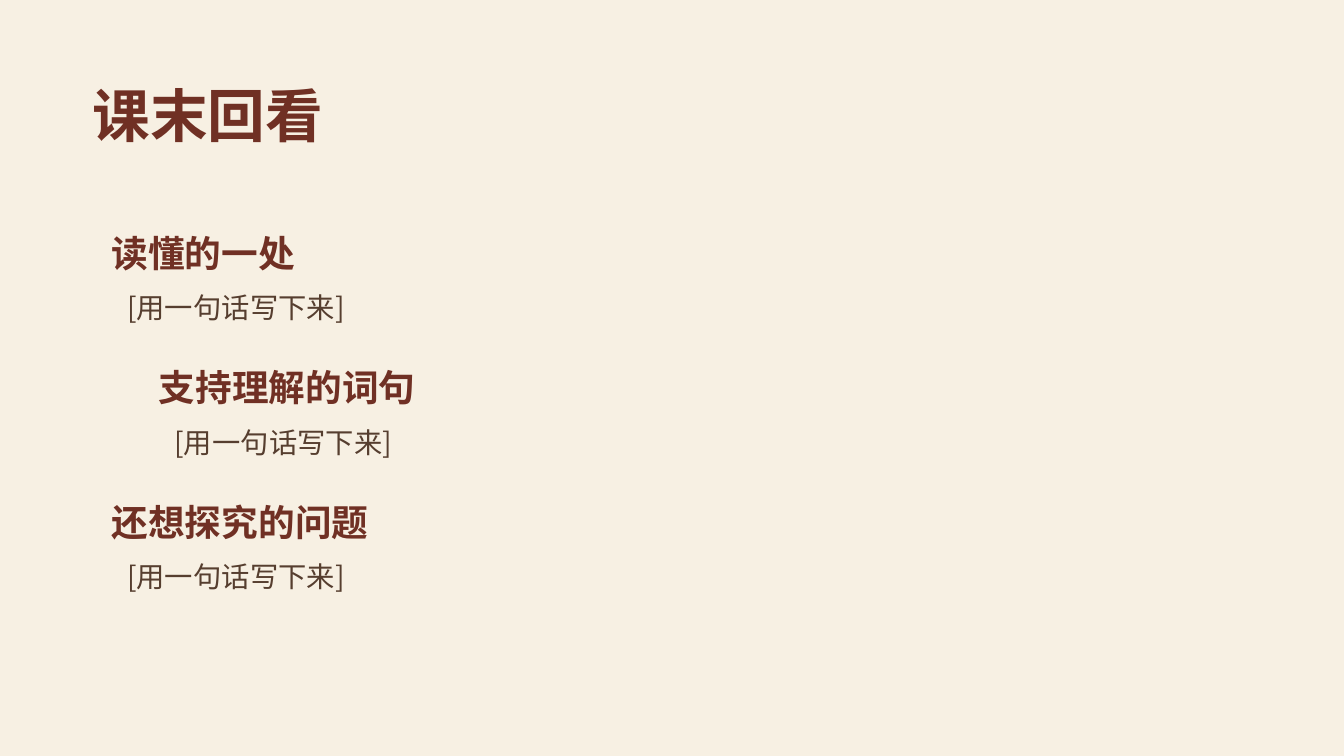
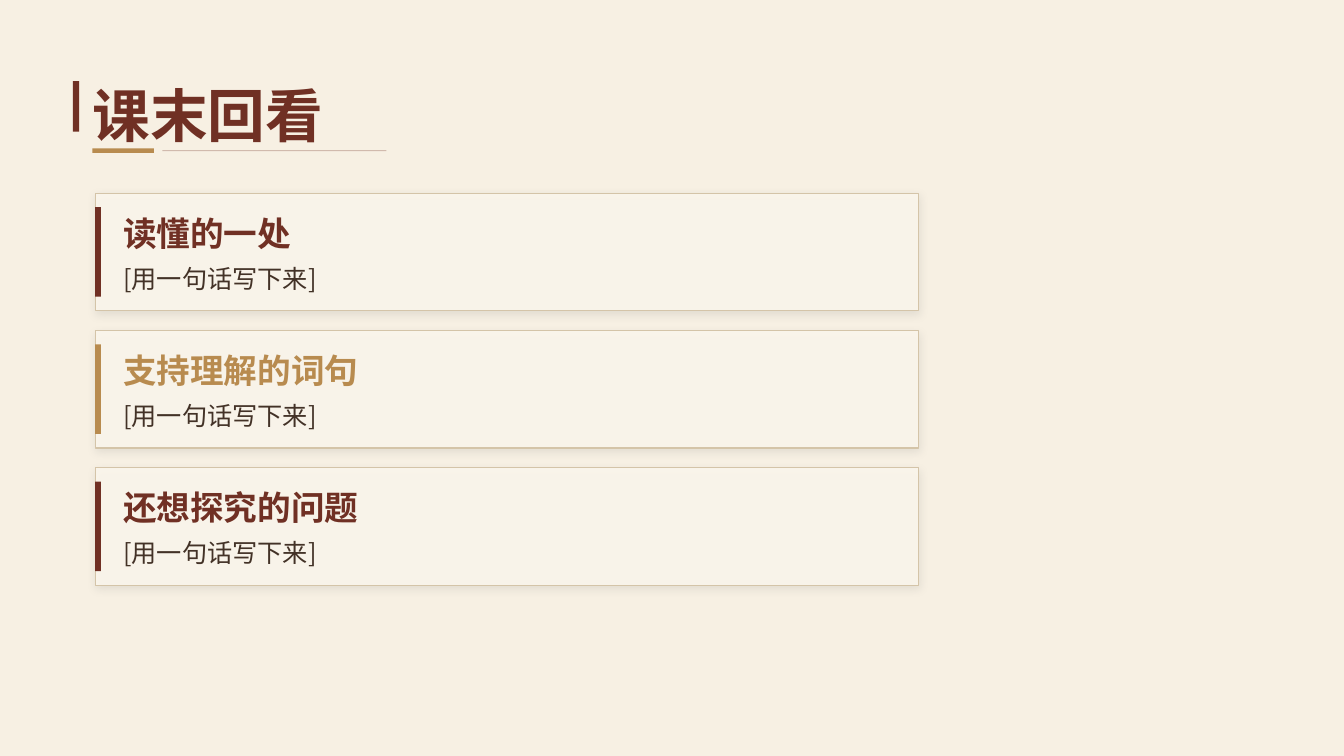
Before and after one commit to Daylily-Huang/Work-skills, a slide deck: slide 6 of skills/teacher-ppt/assets/templates/T15_水墨书院课堂.pptx. Drawn at 1344x756 pixels with LibreOffice and Linux fonts; fonts in the diff are those of the drawing; background and template pictures are left out. Boxes give left, top, right and bottom in pixels: in the first picture for what was removed or moved away, otherwise in the second. Text is boxed around its words. In the diff, an @@ line names an element or a change of style, - is before the commit and + after.

```diff
--- a/skills/teacher-ppt/assets/templates/T15_水墨书院课堂.pptx
+++ b/skills/teacher-ppt/assets/templates/T15_水墨书院课堂.pptx
@@ rectangle added at (73,82,79,132), fill #703024 @@
@@ rectangle added at (93,148,154,152), fill #B88B4F @@
@@ rectangle added at (162,150,386,151), fill #703024 at 28% opacity @@
@@ rectangle added at (95,194,919,312), fill #FBF6EC at 90% opacity, outline #D4C4A8 0.8 pt @@
@@ rectangle added at (95,208,101,297), fill #703024 @@
@@ text "读懂的一处" at (123,217,291,249): size 26.2 to 24 pt @@
@@ text "读懂的一处": place and size @@
-text "读懂的一处" at (111,236,295,271)
+text "读懂的一处" at (123,217,291,249)
@@ text "[用一句话写下来]": place and size @@
-text "[用一句话写下来]" at (127,294,345,323)
+text "[用一句话写下来]" at (123,267,316,293)
@@ rectangle added at (95,331,919,449), fill #FBF6EC at 90% opacity, outline #D4C4A8 0.8 pt @@
@@ rectangle added at (95,345,101,435), fill #B88B4F @@
@@ text "支持理解的词句": place and size @@
-text "支持理解的词句" at (159,370,416,405)
+text "支持理解的词句" at (123,354,358,386)
@@ text "支持理解的词句" at (123,354,358,386): size 26.2 to 24 pt, text colour #703024 to #B88B4F @@
@@ size 20.2 to 18 pt, text colour #563E2F to #433227 in 3 elements at (123,541,316,567), (123,267,316,293), (123,404,316,430) @@
@@ text "[用一句话写下来]": place and size @@
-text "[用一句话写下来]" at (174,429,392,458)
+text "[用一句话写下来]" at (123,404,316,430)
@@ rectangle added at (95,468,919,586), fill #FBF6EC at 90% opacity, outline #D4C4A8 0.8 pt @@
@@ rectangle added at (95,482,101,572), fill #703024 @@
@@ text "还想探究的问题": place and size @@
-text "还想探究的问题" at (111,504,368,540)
+text "还想探究的问题" at (123,491,358,523)
@@ text "还想探究的问题" at (123,491,358,523): size 26.2 to 24 pt @@
@@ text "[用一句话写下来]": place and size @@
-text "[用一句话写下来]" at (127,563,345,592)
+text "[用一句话写下来]" at (123,541,316,567)
```
Also in this commit, not shown: 4 other slides changed, 23 other files.
